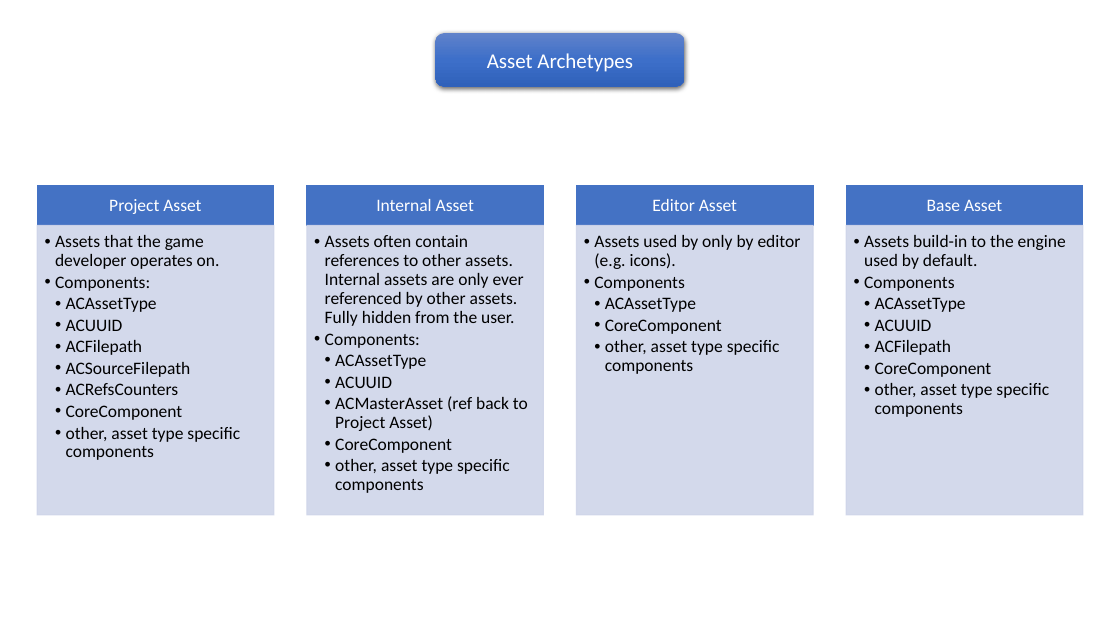
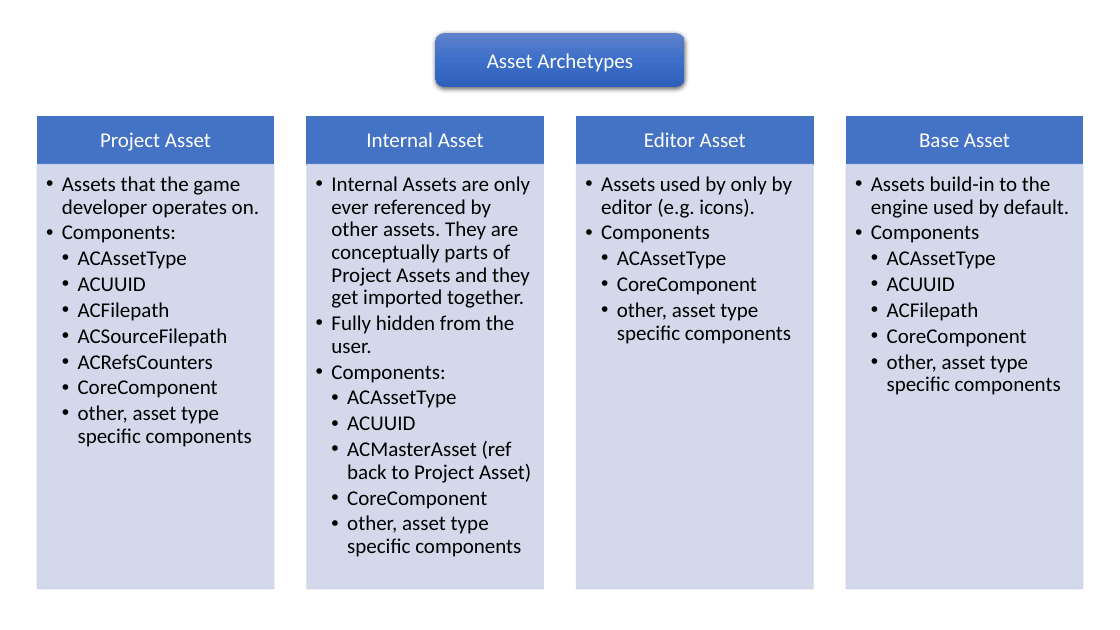
Before and after one commit to pawel-kaleta/FoolsEngine, a slide deck: slide 4 of Documentation/Asset Pipeline.pptx. Drawn at 1120x630 pixels with LibreOffice and Linux fonts; fonts in the diff are those of the drawing. Boxes give left, top, right and bottom in pixels: in the first picture for what was removed or moved away, otherwise in the second. Text is boxed around its words. In the diff, an @@ line names an element or a change of style, - is before the commit and + after.

```diff
--- a/Documentation/Asset Pipeline.pptx
+++ b/Documentation/Asset Pipeline.pptx
@@ text "Project Asset" moved from (x1=109, y1=199, x2=201, y2=214) to (x1=100, y1=132, x2=211, y2=151) @@
@@ rectangle resized from (x1=37, y1=186, x2=274, y2=225) to (x1=37, y1=117, x2=274, y2=165) @@
@@ text "Internal Asset" moved from (x1=376, y1=199, x2=474, y2=211) to (x1=366, y1=132, x2=484, y2=147) @@
@@ rectangle resized from (x1=307, y1=186, x2=544, y2=225) to (x1=307, y1=117, x2=544, y2=165) @@
@@ text "Editor Asset" moved from (x1=652, y1=199, x2=737, y2=211) to (x1=644, y1=132, x2=746, y2=147) @@
@@ rectangle resized from (x1=576, y1=186, x2=813, y2=225) to (x1=576, y1=117, x2=813, y2=165) @@
@@ size 15 to 18 pt; more space between paragraphs in 4 elements at (x1=100, y1=132, x2=211, y2=151), (x1=366, y1=132, x2=484, y2=147), (x1=644, y1=132, x2=746, y2=147), (x1=919, y1=133, x2=1010, y2=147) @@
@@ text "Base Asset" moved from (x1=927, y1=199, x2=1002, y2=211) to (x1=919, y1=133, x2=1010, y2=147) @@
@@ rectangle resized from (x1=846, y1=186, x2=1083, y2=225) to (x1=846, y1=117, x2=1083, y2=165) @@
@@ text "Assets that the game developer ..." moved from (x1=55, y1=235, x2=240, y2=460) to (x1=62, y1=176, x2=259, y2=447) @@
@@ rectangle resized from (x1=37, y1=225, x2=274, y2=514) to (x1=37, y1=165, x2=274, y2=589) @@
@@ text "Internal Assets are only ever ..." moved from (x1=325, y1=235, x2=528, y2=493) to (x1=331, y1=176, x2=531, y2=557) @@
@@ rectangle resized from (x1=307, y1=225, x2=544, y2=514) to (x1=307, y1=165, x2=544, y2=589) @@
@@ text at (x1=331, y1=176, x2=530, y2=353): text changed; size 15 to 18 pt @@
-  • Assets often contain references to other assets. Internal assets are only ever referenced by other assets. Fully hidden from the user.
+  • Internal Assets are only ever referenced by other assets. They are conceptually parts of Project Assets and they get imported together.
+  • Fully hidden from the user.
@@ text "Assets used by only by ..." moved from (x1=594, y1=235, x2=801, y2=374) to (x1=601, y1=176, x2=792, y2=344) @@
@@ rectangle resized from (x1=576, y1=225, x2=813, y2=514) to (x1=576, y1=165, x2=813, y2=589) @@
@@ size 15 to 18 pt; indent changed in 3 elements at (x1=62, y1=176, x2=259, y2=447), (x1=601, y1=176, x2=792, y2=344), (x1=871, y1=176, x2=1069, y2=395) @@
@@ text "Assets build-in to the engine ..." moved from (x1=864, y1=235, x2=1066, y2=417) to (x1=871, y1=176, x2=1069, y2=395) @@
@@ rectangle resized from (x1=846, y1=225, x2=1083, y2=514) to (x1=846, y1=165, x2=1083, y2=589) @@
@@ text at (x1=331, y1=365, x2=531, y2=557): size 15 to 18 pt in "Components:", "ACAssetType", "ACUUID", "ACMasterAsset (ref back to Project Asset)" and 2 more places; indent changed @@
```
Also in this commit, not shown: 2 other slides changed, 18 other files.
